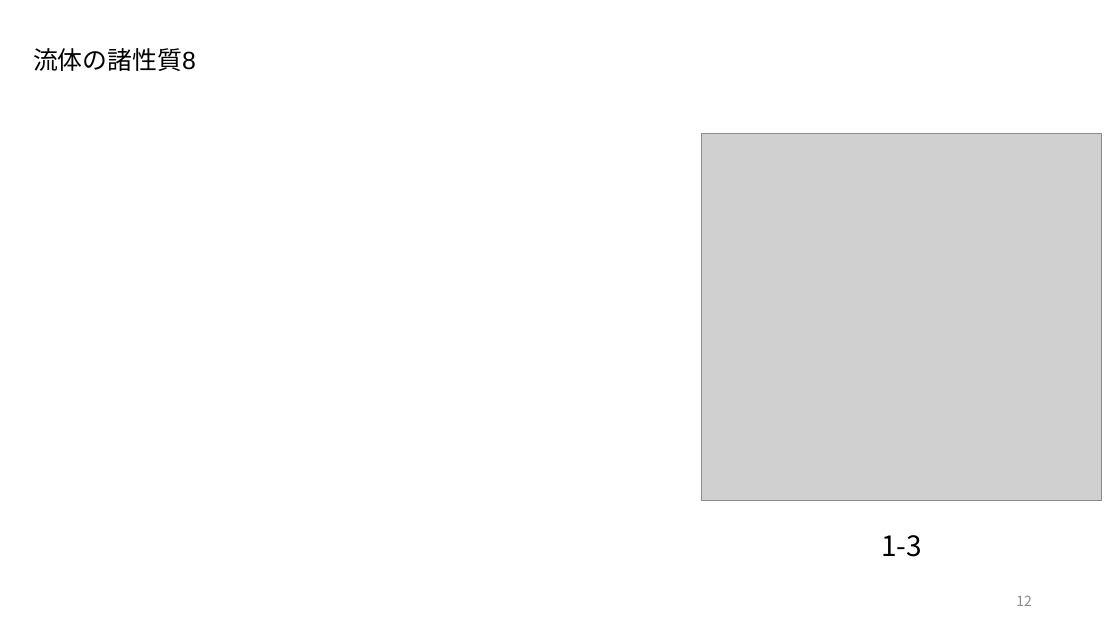
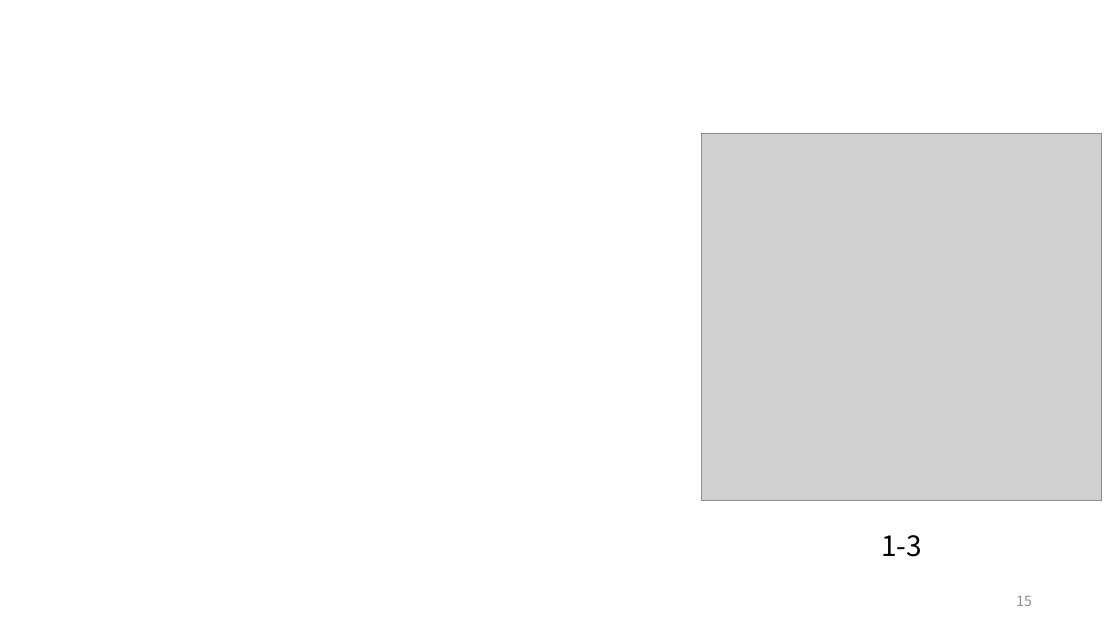
Before and after one commit to akmiccom/markdown_powerpoint, a slide deck: slide 15 of Basics_of_Fluid_Mechanics/Basics_of_Fluid_Mechanics.pptx (slide 12 before the commit). Drawn at 1120x630 pixels with LibreOffice and Linux fonts; fonts in the diff are those of the drawing; grey boxes stand for pictures; background and template pictures are left out. Boxes give left, top, right and bottom in pixels: in the first picture for what was removed or moved away, otherwise in the second. Text is boxed around its words. In the diff, an @@ line names an element or a change of style, - is before the commit and + after.

```diff
--- a/Basics_of_Fluid_Mechanics/Basics_of_Fluid_Mechanics.pptx
+++ b/Basics_of_Fluid_Mechanics/Basics_of_Fluid_Mechanics.pptx
@@ title removed at bbox=[33, 48, 196, 71] @@
-流体の諸性質8
@@ page number at bbox=[1016, 596, 1032, 606]: text changed @@
-12
+15
```
Also in this commit, not shown: 14 other slides changed, 19 slides added, 9 slides removed, 2 other files.
